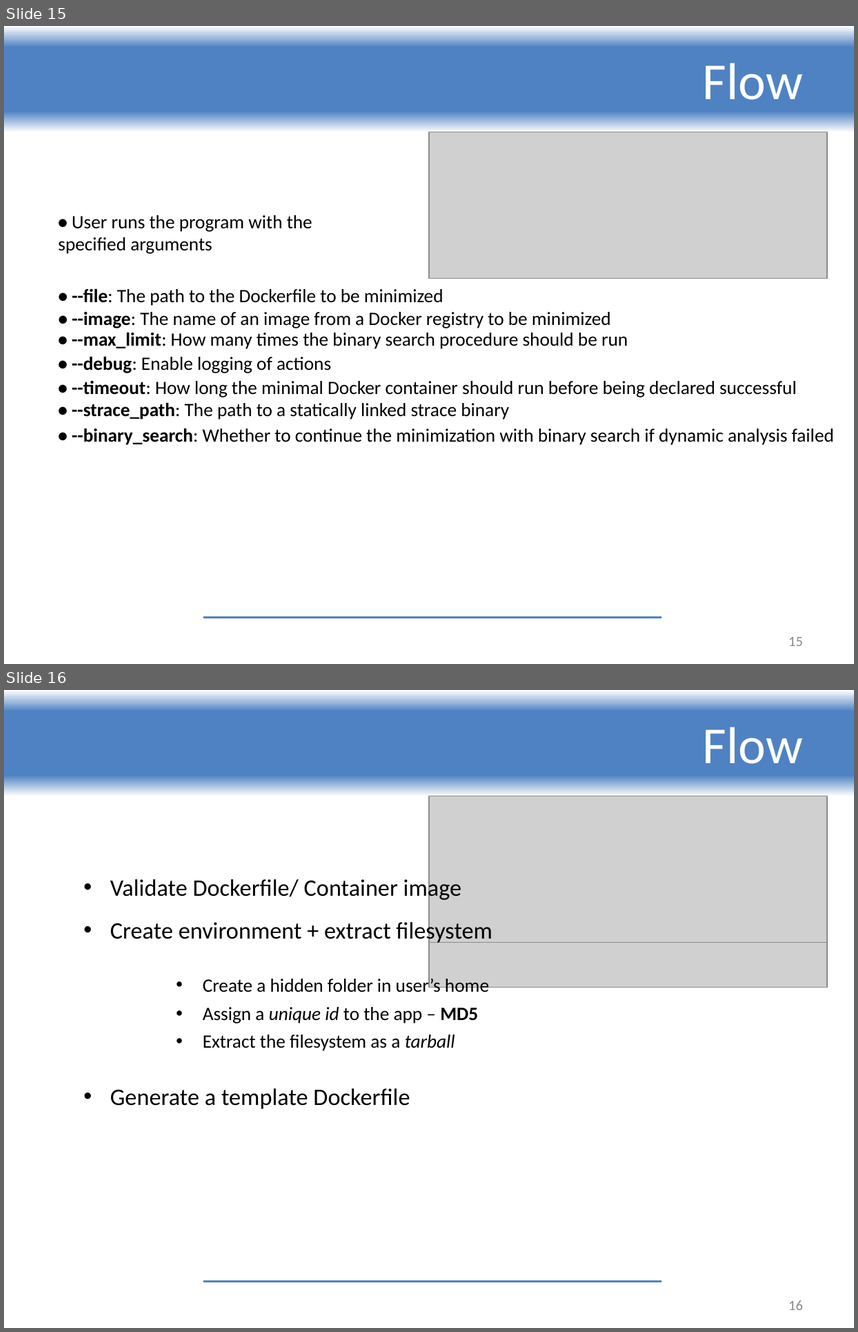
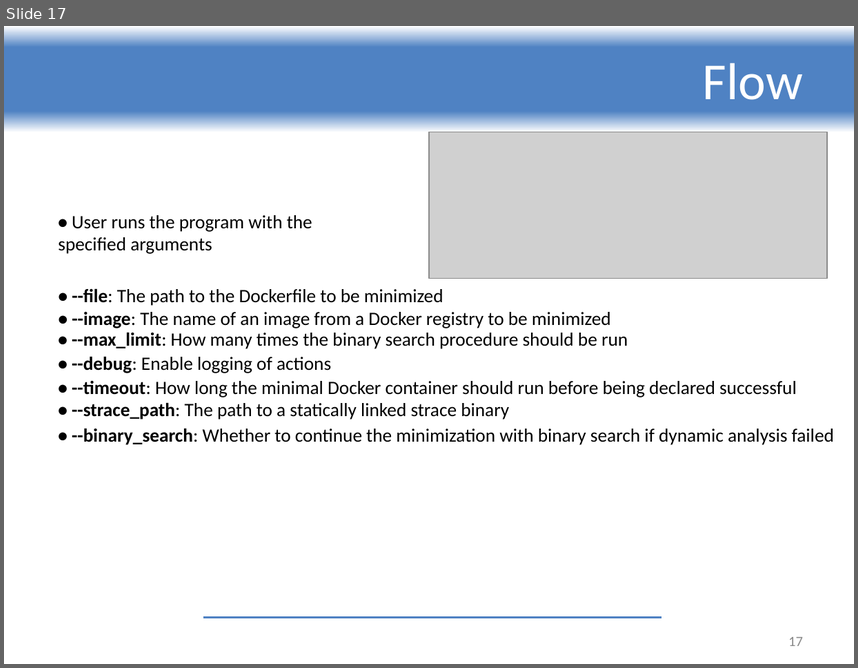
Before and after one commit to ReGeLePuMa/diploma, a slide deck: thesis/Diploma 2024-2025 - PETREA Andrei.pptx. Shown one above the other, each under a label of ours: slides 15 and 16 before the commit, slide 17 after it. The pictures are 858x1332 and 858x668 pixels, drawn with LibreOffice and Linux fonts; fonts in the diff are those of the drawing; grey boxes stand for pictures; background and template pictures are left out. Boxes give left, top, right and bottom in pixels: in the first picture for what was removed or moved away, otherwise in the second. Text is boxed around its words. In the diff, an @@ line names an element or a change of style, - is before the commit and + after.

```diff
--- a/thesis/Diploma 2024-2025 - PETREA Andrei.pptx
+++ b/thesis/Diploma 2024-2025 - PETREA Andrei.pptx
@@ slide 16 removed at (4, 690, 854, 1328), background #FFFFFF; not listed: 2 template elements that a slide beside it also shows @@
@@ title removed at (703, 727, 803, 764) @@
-Flow
@@ picture removed at (429, 796, 827, 943) @@
@@ text removed at (110, 876, 461, 902) @@
-• Validate Dockerfile/ Container image
@@ text removed at (110, 918, 493, 944) @@
-• Create environment + extract filesystem
@@ picture removed at (429, 943, 827, 987) @@
@@ text removed at (203, 976, 489, 996) @@
-• Create a hidden folder in user’s home
@@ text removed at (203, 1007, 478, 1023) @@
-• Assign a unique id to the app – MD5
@@ text removed at (203, 1034, 455, 1051) @@
-• Extract the filesystem as a tarball
@@ text removed at (110, 1088, 410, 1109) @@
-• Generate a template Dockerfile
@@ page number removed at (789, 1300, 803, 1310) @@
-16
@@ what was slide 15 is now slide 17 @@
@@ page number at (789, 637, 803, 646): text changed @@
-15
+17
```
Also in this commit, not shown: 5 slides changed, 4 other slides removed.
